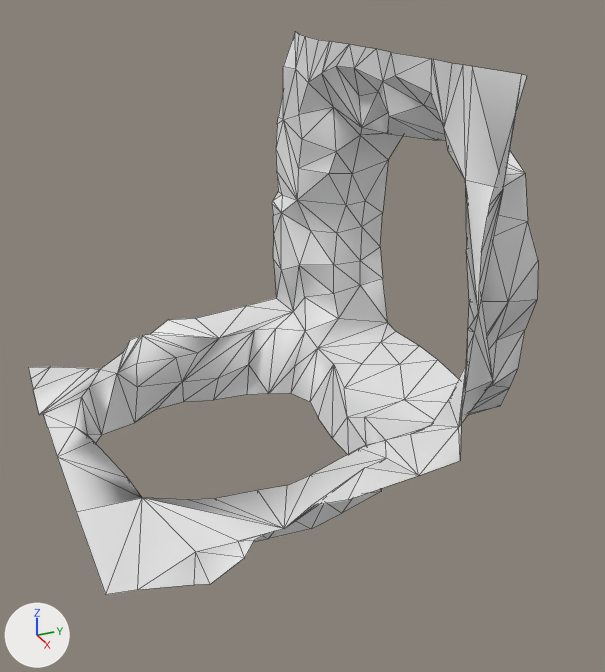
The glTF model Rogue-Robots/Assets/Models/ModularBlocks/WallFloorTunnelEntrance3_Col.gltf, before and after one commit.
Before and after are seen from a 50 mm camera at (8.63, -3.31, 5.97) aimed at (0.44, 0.37, 1.88). Arrows for +X, +Y and +Z are at lower left; the lights stay in place. Mesh edges are drawn as thin lines. Vertices at the same position are counted once.

The first picture shows 'WallFloorTunnelEntrance3_Col'.
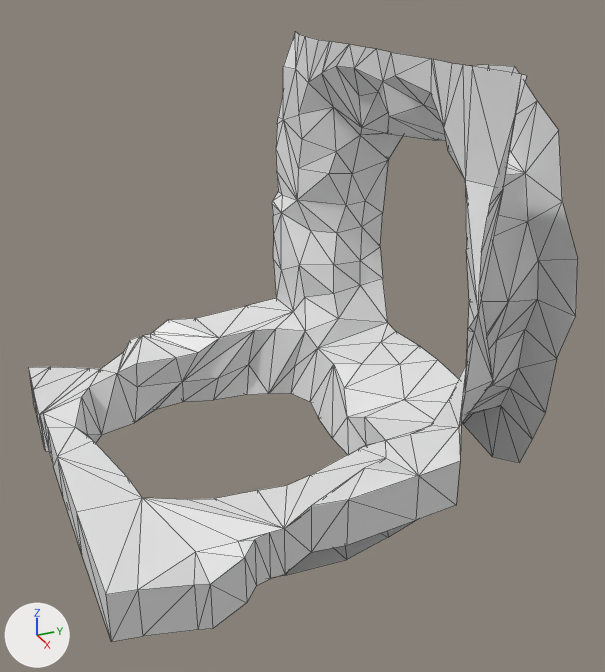
Location of each change, (x1, y1, x2, y2) in pixels of the pictures (605 x 672 px):
'WallFloorTunnelEntrance3_Col', reshaped (8% wider, 8% taller)
    before: (28, 31, 538, 595)
    after: (28, 31, 578, 642)
part 1 of me_scene_066, added
    after: (28, 65, 578, 642)

What changed in the scene script:
```text
Change me_scene_066:
    used by ob_wallfloortunnelentrance3_col; location = (0.0, 0.0, 0.0)
    remove me_scene_066.from_pydata(...)  # 231 vertices, 344 faces; spans x -2.5..2.5, y -2.5..2.5, z 0.0..5.0
    add me_scene_066.from_pydata(...)  # 313 vertices, 506 faces; spans x -2.5..2.54, y -2.5..2.5, z -0.25..5.0
    me_scene_066 part 1
    52 vertices are added at x -2.5..2.54, y -2.5..2.5, z -0.07..4.89
    30 new vertices lie (0.0, 0.0, -0.56) away from vertices in x -2.5..2.5, y -2.5..1.25, z 0.31..1.13
    162 new faces join them
    me_scene_066 part 2: the surface is now shaded flat
```
